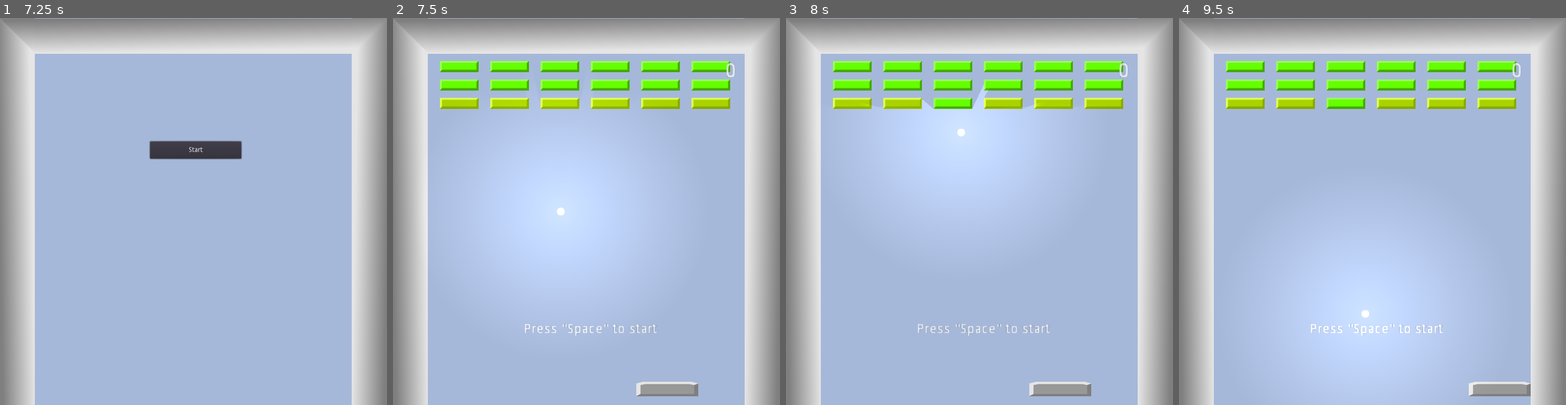
Above: before the commit, frames 1-4 (left to right).
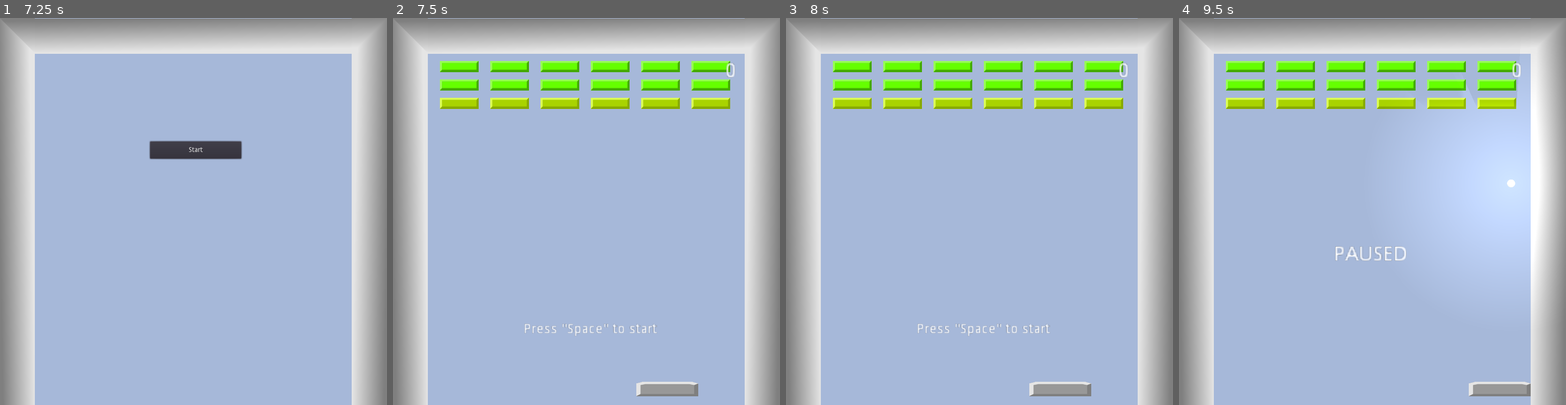
Above: after the commit, the same moments.

Repository: visola/bounce
Game: Godot game, scene res://Game/Game.tscn
Two runs of this game, one before a commit and one after it. Both use one fixed random seed, a clock stepped at 60 frames per second and the inputs below.
Inputs:
- Up to frame 1 (7.25 s): click "Start" at 0.5 s; tap Space (ui_select) at 1.25, 1.52, 2, 2.27, 3.5, 3.77, 4.52, 5.27, 5.75, 6.77 s; hold Right (ui_right) 1.28-2.03 s; hold Left (ui_left) 2.03-2.78 s; tap Enter at 2.75, 4.25 s; hold Right (ui_right) 2.78-4.28 s; hold Left (ui_left) 4.28-6.53 s; hold Right (ui_right) from 6.53 s (still down)
- Up to frame 2 (7.5 s): release Right (ui_right) at 7.25 s; click "Start" at 7.25 s
- Up to frame 3 (8 s): no input
- Up to frame 4 (9.5 s): hold Right (ui_right) from 8.03 s (still down); tap Space (ui_select) at 8.27, 9.02 s

Frame 1 is identical in both runs. In frame 2, 12% of the frame differs, in the area x 23-64%, y 30-70%; in frame 3, 9.0%; in frame 4, 21%, in the area x 29-99%, y 20-96%.

Commit message:
Fix bug pressing space before game is ready

Diff:
--- a/Level/Level.gd
+++ b/Level/Level.gd
@@ -8,17 +8,22 @@
 
 var ball_instance
 
+var ready_to_start = false
 var running = false
-var level = 1
+var initial_level = 1
+var level = initial_level
 
 func _on_BlockContainer_block_died(blocks_left):
 	emit_signal("block_died", blocks_left)
 
 func _on_Ball_reached_bottom():
-	level = 1
+	level = initial_level
 	game_over()
 
 func _process(delta):
+	if !ready_to_start:
+		return
+
 	if Input.is_action_just_released("ui_select"):
 		if !ball_instance:
 			ball_instance = Ball.instance()
@@ -35,6 +40,7 @@
 	ball_instance = null
 
 func game_over():
+	ready_to_start = false
 	clear()
 	running = false
 	emit_signal("game_over")
@@ -59,6 +65,8 @@
 	$BlockContainer.clear()
 	$BlockContainer.generate_blocks(level)
 
+	ready_to_start = true
+
 func unpause():
 	$Player.start()
 	ball_instance.unpause()
